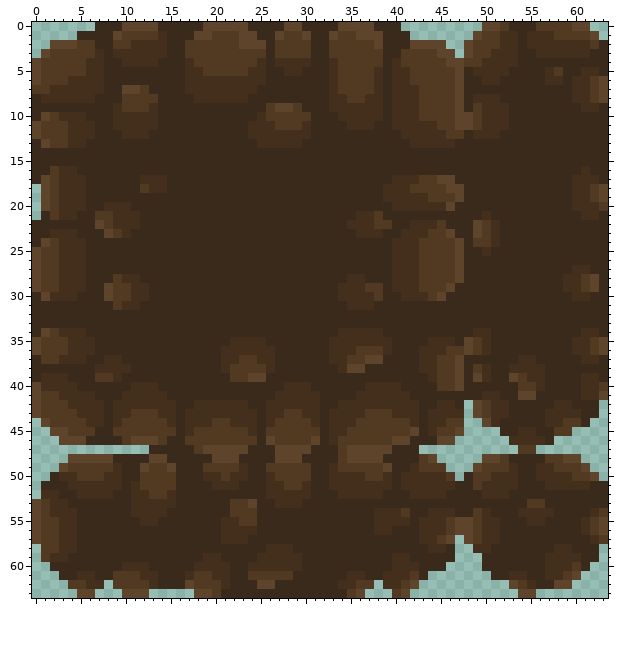
Two versions of one pixel-art sprite, Assets/Art/Spritesheets/Level/SS_Ground_Dirt.png. That is the earlier state.
The file is 64x64 pixels. Colours within 5 levels of each other are drawn and written as one.
The result:
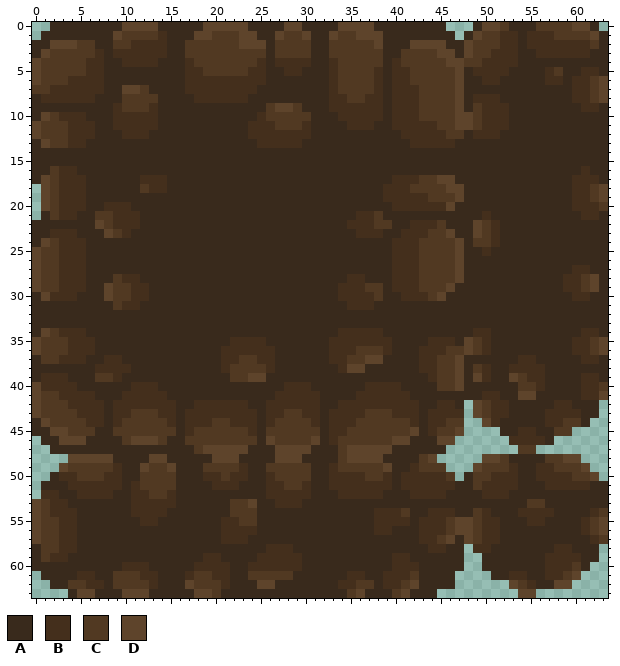
Palette (. is transparent): A #392a1c  B #442f1c  C #513922  D #5e442b
Diff:
@@ x 0..63 @@
- 0 .......AAADDDDAAAAADDDDDAAAADDAAAADDDDAAA.........DDCAAACCCCDD..
- 1 .....AAAADCCCCBAAADDCCCDDAADCCDAADCCDDDAAA.......DCCBBABBBCCCCD.
- 2 ..DDDCCAACCBBBBAACCCCCCDDDACCCCAACCCCCDAAADDDD..DCCCBBABBBBBBBCA
- 3 .DCCCCCBABBBBBBAACCCCCCCCCACCCCAACCCCCCAACCCCDD.DCCBBBAABBBBBBAA
+ 0 ..AAAAAAAADDDDAAAAADDDDDAAAADDAAAADDDDAAAAAAAA...ADDCAAACCCCDDA.
+ 1 .AAAAAAAADCCCCBAAADDCCCDDAADCCDAADCCDDDAAAAAAAA.ADCCBBABBBCCCCDA
+ 2 AADDDCCAACCBBBBAACCCCCCDDDACCCCAACCCCCDAAADDDDAADCCCBBABBBBBBBCA
+ 3 ADCCCCCBABBBBBBAACCCCCCCCCACCCCAACCCCCCAACCCCDDADCCBBBAABBBBBBAA
  4 DCCCCCBBAABBBBAAABCCCCCCCBABBBBAABCCCCCABCCCCCDDCCBBBBAAAAAAAAAA
@@ x 0..63 @@
 43 DCCCCBBBABBCCCBBABBBBBBBBABBCCBBABBBBCCCBBBABBBB.DCBBAAAABBBBAA.
-44 .DCCCCBBABCCCCCBABBBCCBBBABCCCCBABBBCCCCCCBABBCC..DBAAAAABBCCA..
-45 ..DDCCCAACCCCCCCABCCCCCCBACCCCCCABBCCCCCCCDABCCD....AABBAACC....
-46 ...DDDAAAACDDDCAACCCCCCCCADCCCCDABCCCCCCDDAAADD......BBBBA......
-47 .............AAAAACDDDDDAAADDDDAAACDDDDDAAA...........CC........
+44 ADCCCCBBABCCCCCBABBBCCBBBABCCCCBABBBCCCCCCBABBCC..DBAAAAABBCCA..
+45 AADDCCCAACCCCCCCABCCCCCCBACCCCCCABBCCCCCCCDABCCD....AABBAACC....
+46 .AADDDAAAACDDDCAACCCCCCCCADCCCCDABCCCCCCDDAAADD......BBBBA......
+47 ..AAAAAAAAAAAAAAAACDDDDDAAADDDDAAACDDDDDAAAAAA........CC........
 48 ....DDDDDAAAADDAAAAADDDAAAADDDAAAACDDDDAAAACD.....DDCAAAACCDD...
@@ x 0..63 @@
 56 DCCBBAAAAAAAAAAAAAAAABBBBAAAAAAAAAAAAABBAAABBBCDDCBBAAAAAAAAABCD
-57 DCCBBAAAAAAAAAAAAAAAABBBAAAAAAAAAAAAAAAAAAABBCD.DCBBAAAAAAAAAABC
-58 .CCBBAAAAAAAAAAAAAAAAAAAAABBBAAAAAAAAAAAAAAABBA..BBAAAAAAABBAAA.
-59 .CBBAAAAAAAAAAAAAAABBAAAABBBBBAAAAAAAAAABBAAAAA...AAAAAAABBBBAA.
-60 ..AAAAAAAABBBAAAAABBBBAABBBBBBAAAAAAAAAABBBAAA....AAAAAAABBBCA..
-61 ...AABBAACCCBBAAABCCBBAACCCCCAAAAAABBAABBBCA.......AABBAABBCD...
-62 ....CCBB.CCCCBAAADCCCBAAADDAAAAAAABBCC.BBCD..........DCBAADD....
-63 .....DD...DDD.....DDCAAAAAAAAAAAAAACD...CD............DD........
+57 DCCBBAAAAAAAAAAAAAAAABBBAAAAAAAAAAAAAAAAAAABBCDADCBBAAAAAAAAAABC
+58 ACCBBAAAAAAAAAAAAAAAAAAAAABBBAAAAAAAAAAAAAAABBAA.BBAAAAAAABBAAA.
+59 ACBBAAAAAAAAAAAAAAABBAAAABBBBBAAAAAAAAAABBAAAAAA..AAAAAAABBBBAA.
+60 AAAAAAAAAABBBAAAAABBBBAABBBBBBAAAAAAAAAABBBAAAAA..AAAAAAABBBCA..
+61 .AAAABBAACCCBBAAABCCBBAACCCCCAAAAAABBAABBBCAAAA....AABBAABBCD...
+62 ..AACCBBACCCCBAAADCCCBAAADDAAAAAAABBCCABBCDAAAA......DCBAADD....
+63 ....ADDAAADDDAAAAADDCAAAAAAAAAAAAAACDAAACDAAA.........DD........
